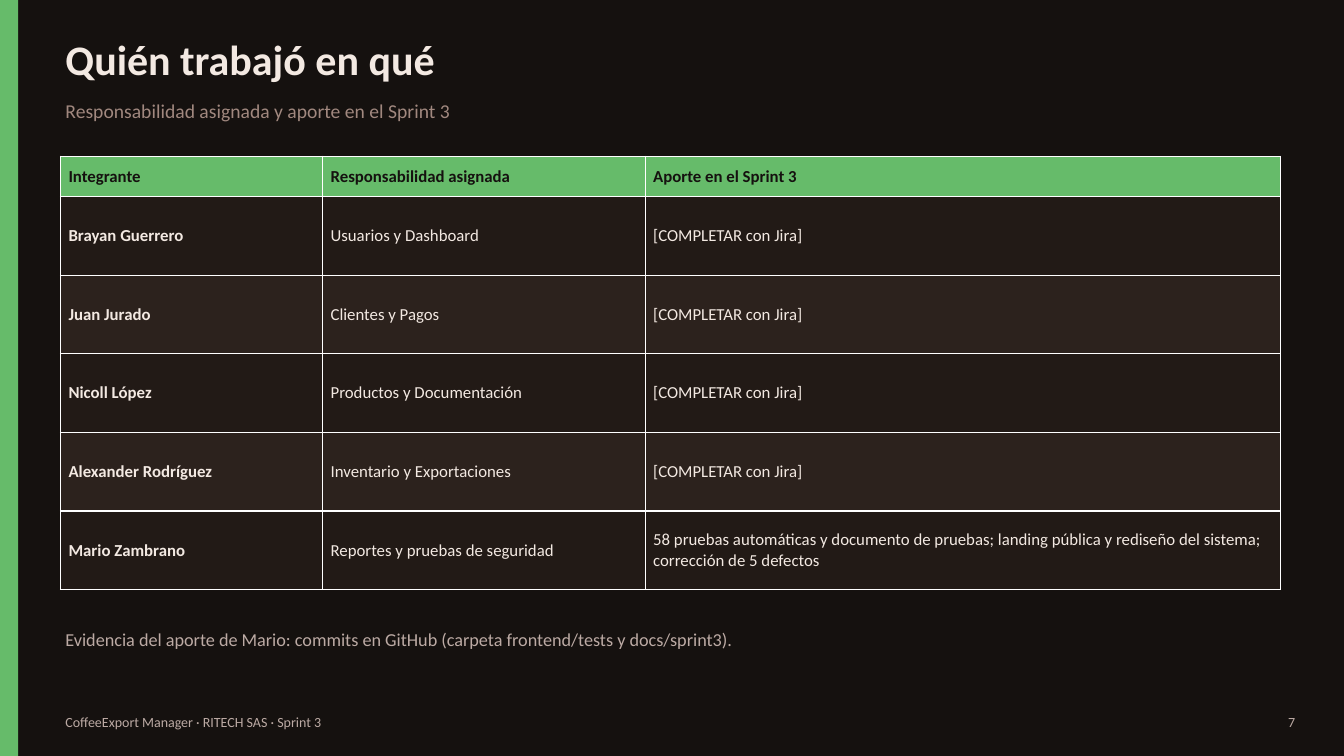
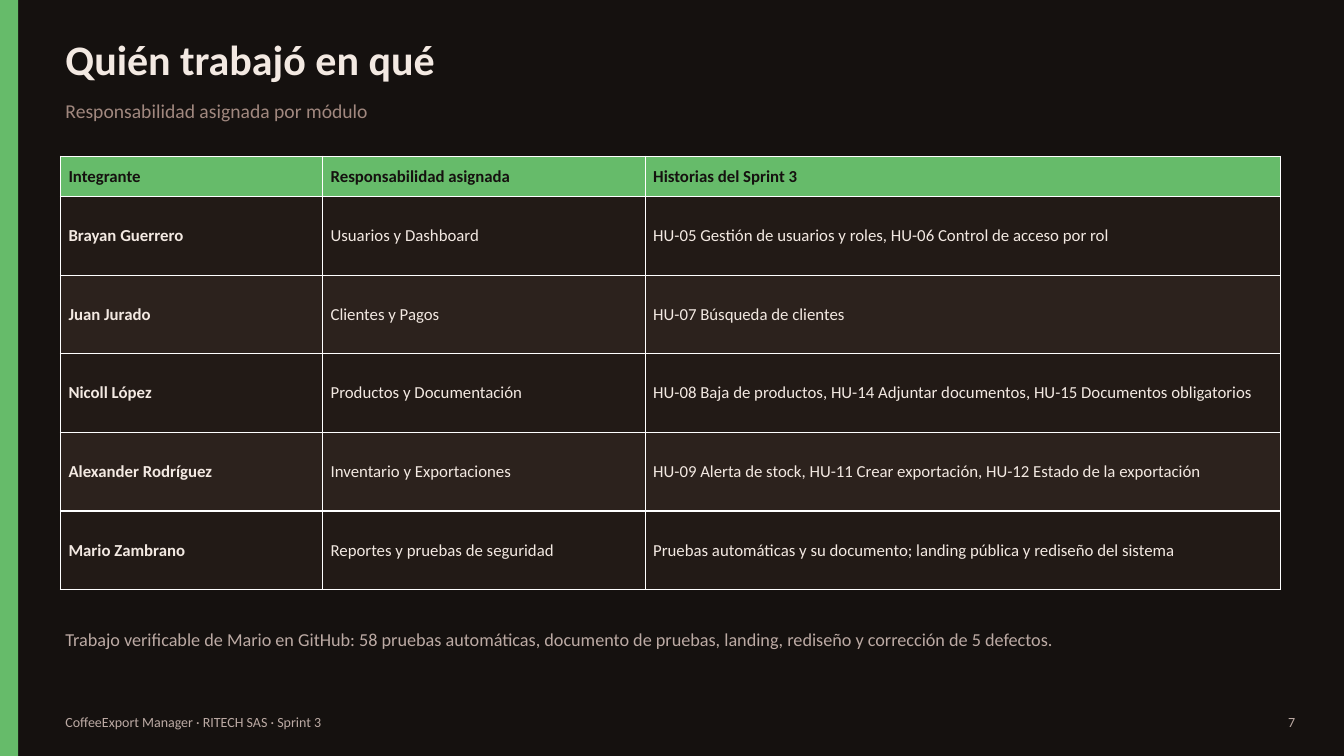
Before and after one commit to brayanckr/Proyecto-Calidad-de-software, a slide deck: slide 7 of docs/sprint3/CoffeeExport_Manager_Sprint3.pptx. Drawn at 1344x756 pixels with LibreOffice and Linux fonts; fonts in the diff are those of the drawing. Boxes give left, top, right and bottom in pixels: in the first picture for what was removed or moved away, otherwise in the second. Text is boxed around its words. In the diff, an @@ line names an element or a change of style, - is before the commit and + after.

Commit message:
Sprint 3: backlog en lugar de captura de Jira y responsabilidades por módulo
La presentación muestra el backlog del Sprint 3 según el documento del proyecto (rotulado
como tal) y la responsabilidad asignada a cada integrante, sin marcadores pendientes.

```diff
--- a/docs/sprint3/CoffeeExport_Manager_Sprint3.pptx
+++ b/docs/sprint3/CoffeeExport_Manager_Sprint3.pptx
@@ text at (x1=65, y1=104, x2=367, y2=122): text changed @@
-Responsabilidad asignada y aporte en el Sprint 3
+Responsabilidad asignada por módulo
@@ table at (x1=60, y1=156, x2=1280, y2=590) @@
-row 1, column 3: Aporte en el Sprint 3
+row 1, column 3: Historias del Sprint 3
-row 2, column 3: [COMPLETAR con Jira]
+row 2, column 3: HU-05 Gestión de usuarios y roles, HU-06 Control de acceso por rol
-row 3, column 3: [COMPLETAR con Jira]
+row 3, column 3: HU-07 Búsqueda de clientes
-row 4, column 3: [COMPLETAR con Jira]
+row 4, column 3: HU-08 Baja de productos, HU-14 Adjuntar documentos, HU-15 Documentos obligatorios
-row 5, column 3: [COMPLETAR con Jira]
+row 5, column 3: HU-09 Alerta de stock, HU-11 Crear exportación, HU-12 Estado de la exportación
-row 6, column 3: 58 pruebas automáticas y documento de pruebas; landing pública y rediseño del sistema; corrección de 5 defectos
+row 6, column 3: Pruebas automáticas y su documento; landing pública y rediseño del sistema
@@ text at (x1=65, y1=633, x2=1052, y2=649): text changed @@
-Evidencia del aporte de Mario: commits en GitHub (carpeta frontend/tests y docs/sprint3).
+Trabajo verificable de Mario en GitHub: 58 pruebas automáticas, documento de pruebas, landing, rediseño y corrección de 5 defectos.
```
Also in this commit, not shown: 3 other slides changed, 1 other file.
